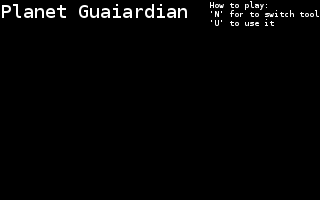
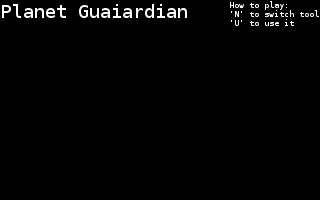
Comparing the layer stacks of the two 320x200 images. Changes:
painted on "How to play: ..." over [210, 1, 294, 26]
